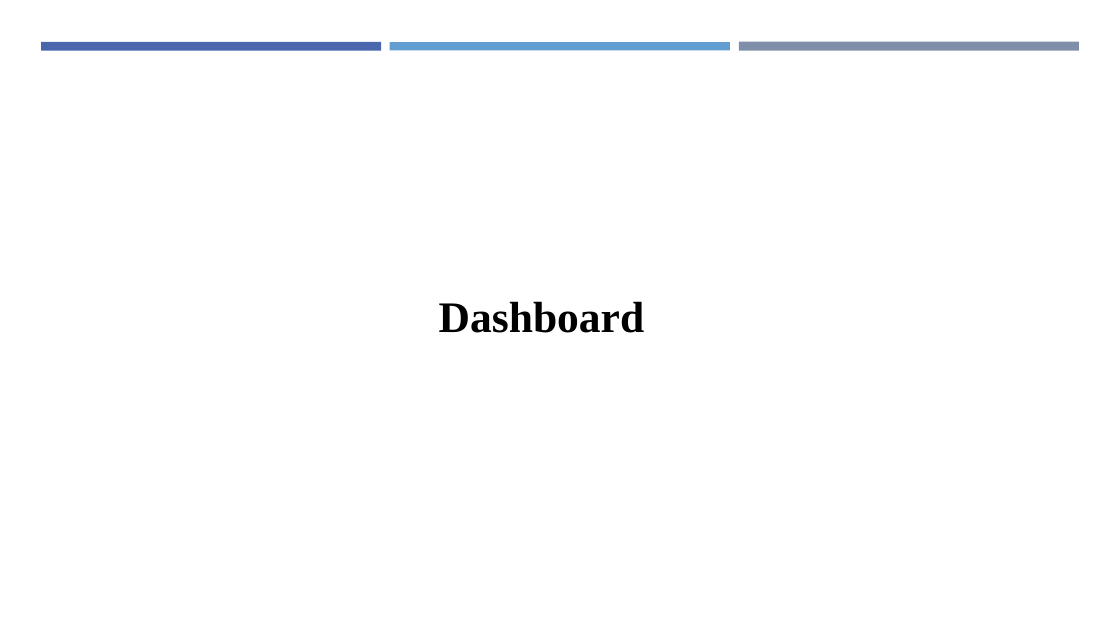
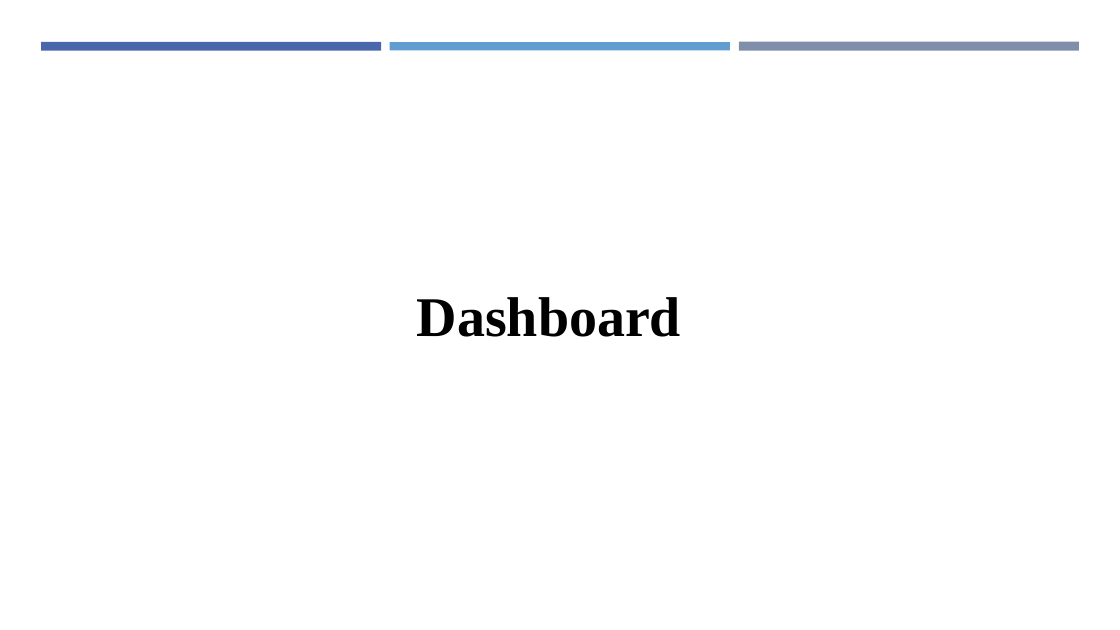
Before and after one commit to kouakoua1/Hospital-Analysis, a slide deck: slide 23 of 5 - Hospital Data Analysis report - Presentation.pptx (slide 41 before the commit). Drawn at 1120x630 pixels with LibreOffice and Linux fonts; fonts in the diff are those of the drawing. Boxes give left, top, right and bottom in pixels: in the first picture for what was removed or moved away, otherwise in the second. Text is boxed around its words. In the diff, an @@ line names an element or a change of style, - is before the commit and + after.

```diff
--- a/5 - Hospital Data Analysis report - Presentation.pptx
+++ b/5 - Hospital Data Analysis report - Presentation.pptx
@@ text "Dashboard": place and size @@
-text "Dashboard" at (439,301,644,333)
+text "Dashboard" at (417,297,681,337)
@@ text "Dashboard" at (417,297,681,337): size 28 to 36 pt @@
```
Also in this commit, not shown: 18 other slides changed, 5 slides added, 21 slides removed.
